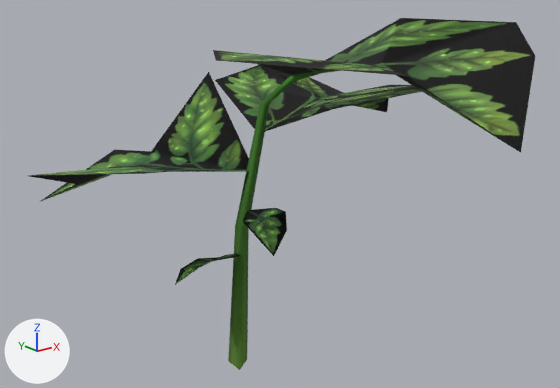
An edit to the glTF model models/plants/plant_tomato_S1.gltf, drawn before and after from the same camera.
Camera for both pictures: a 50 mm lens placed at (-0.286, -0.405, 0.281), pointed at (0.016, -0.028, 0.131). Arrows for +X, +Y and +Z are at lower left; the lights stay in place. Where no turn or scale is listed for an object, it has been applied to the vertices.

In view in the first picture: 'plant_tomato_S1'.
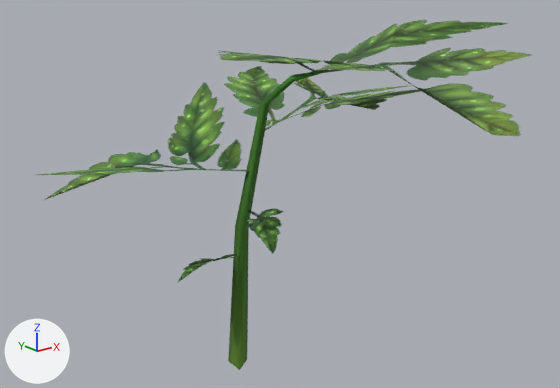
The edits, one by one:
Material 'Plant Tomato' (mat_plant_tomato) is new.
Its texture is img_tomato_base_diffusecolor_texture (with its transparency).
Its roughness is 1.0.
me_scene_004 has 105 vertices, 107 faces and spans x -0.123..0.151, y -0.204..0.143, z -0.001..0.243.
me_scene_004 no longer uses material mat_plant_tomato_004 (picture img_tomato_base_diffusecolor_texture).
me_scene_004 now uses material mat_plant_tomato (picture img_tomato_base_diffusecolor_texture).

Where the change shows, as pixel boxes (x1, y1, x2, y2) in the pictures (560 x 388 px):
'plant_tomato_S1', recoloured: (29, 18, 535, 346) in both
